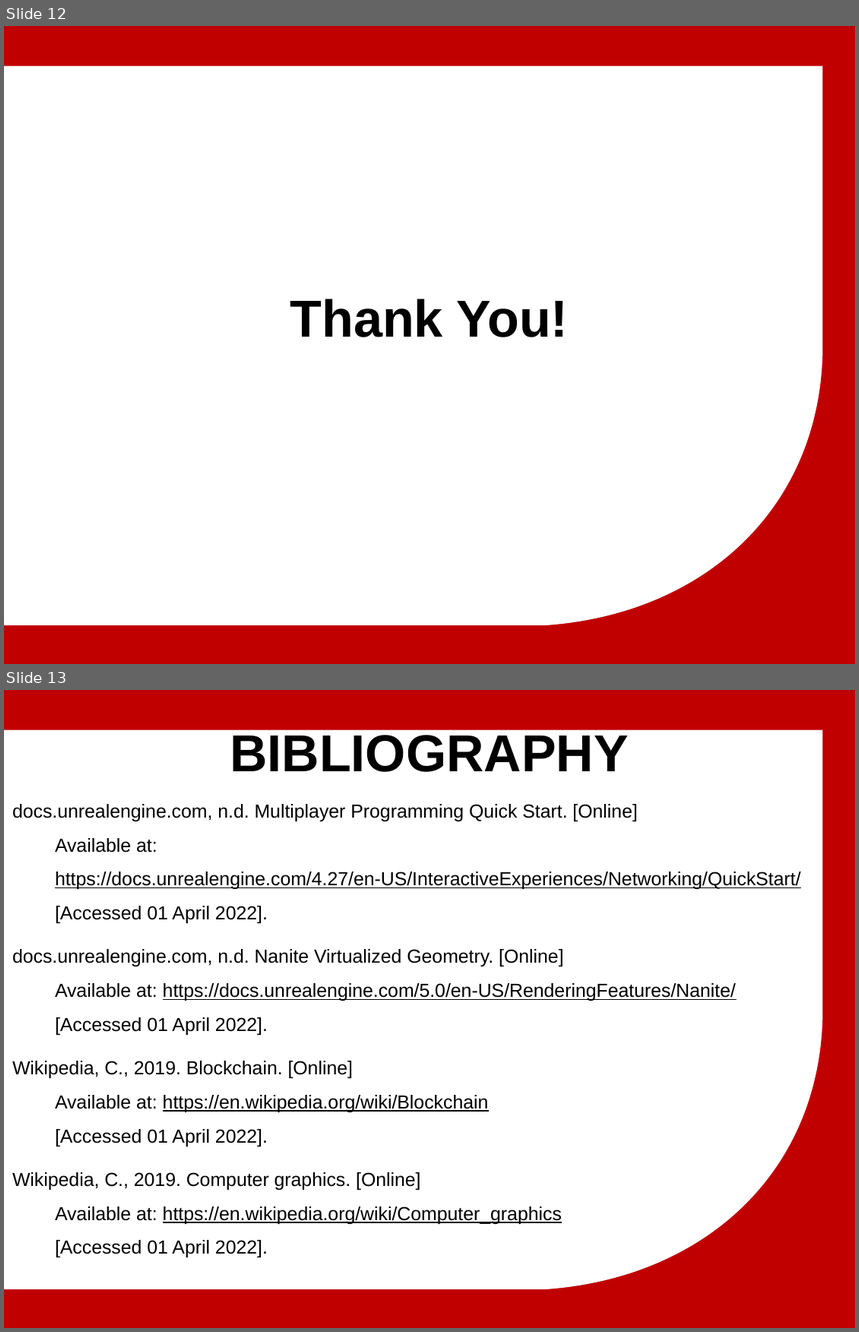
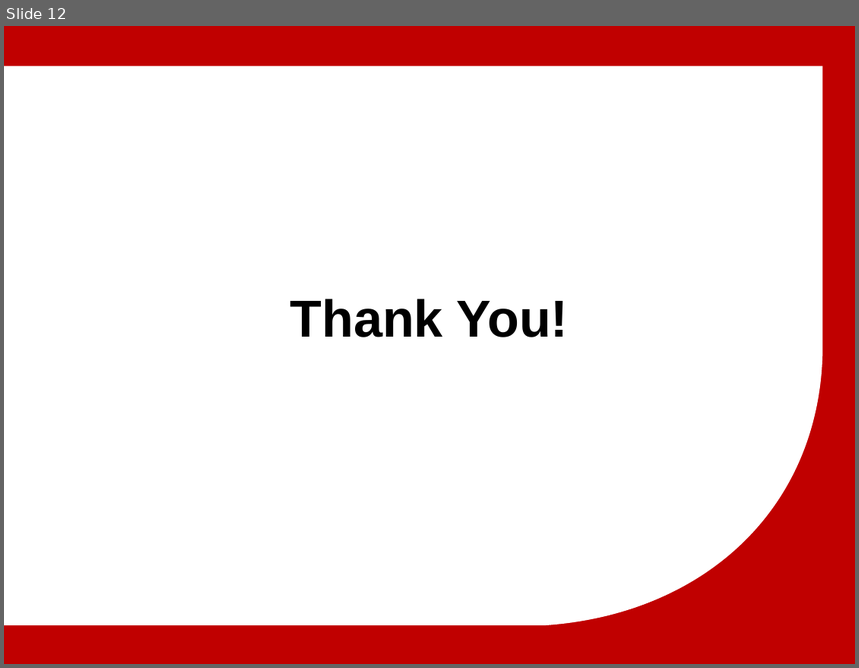
Before and after one commit to michailmarkou1995/MBA, a slide deck: Spiritual Wellbeing IV Professional Development and Applied Research/Μητροπολιτικό Κολλέγιο_ΣΕΚΦ[Μιχαηλ Μαρκου] IT in Global Business.pptx. Shown one above the other, each under a label of ours: slides 12 and 13 before the commit, slide 12 after it. The pictures are 859x1332 and 859x668 pixels, drawn with LibreOffice and Linux fonts; fonts in the diff are those of the drawing; background and template pictures are left out. Boxes give left, top, right and bottom in pixels: in the first picture for what was removed or moved away, otherwise in the second. Text is boxed around its words. In the diff, an @@ line names an element or a change of style, - is before the commit and + after.

```diff
--- a/Spiritual Wellbeing IV Professional Development and Applied Research/Μητροπολιτικό Κολλέγιο_ΣΕΚΦ[Μιχαηλ Μαρκου] IT in Global Business.pptx
+++ b/Spiritual Wellbeing IV Professional Development and Applied Research/Μητροπολιτικό Κολλέγιο_ΣΕΚΦ[Μιχαηλ Μαρκου] IT in Global Business.pptx
@@ slide 13 removed at box(4, 690, 855, 1328), background #C00000; not listed: 1 template element that a slide beside it also shows @@
@@ title removed at box(230, 735, 628, 772) @@
-BIBLIOGRAPHY
@@ text removed at box(12, 804, 801, 1258) @@
-docs.unrealengine.com, n.d. Multiplayer Programming Quick Start. [Online]
-Available at: https://docs.unrealengine.com/4.27/en-US/InteractiveExperiences/Networking/QuickStart/
-[Accessed 01 April 2022].
-docs.unrealengine.com, n.d. Nanite Virtualized Geometry. [Online]
-Available at: https://docs.unrealengine.com/5.0/en-US/RenderingFeatures/Nanite/
-[Accessed 01 April 2022].
-Wikipedia, C., 2019. Blockchain. [Online]
-Available at: https://en.wikipedia.org/wiki/Blockchain
-[Accessed 01 April 2022].
-Wikipedia, C., 2019. Computer graphics. [Online]
-Available at: https://en.wikipedia.org/wiki/Computer_graphics
-[Accessed 01 April 2022].
```
Also in this commit, not shown: 1 slide added.
